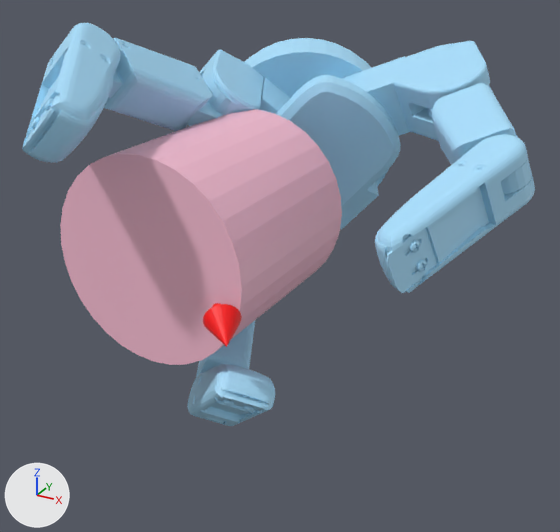
One commit to the glTF model static/assets/cond/Barrett/contactdb+cylinder_medium/2.glb: the scene before it, then after it.
Both versions are drawn from a camera (50 mm lens) standing at (0.164, -0.24, 0.111) and looking at (0.017, 0.028, -0.023). The axes (+X, +Y, +Z) are drawn at lower left. The lights are the same throughout. Where no turn or scale is listed for an object, it has been applied to the vertices. Vertices at the same position are counted once.

Objects in the first picture: 'cylinder_medium.stl', 'geometry_1', 'geometry_2'.
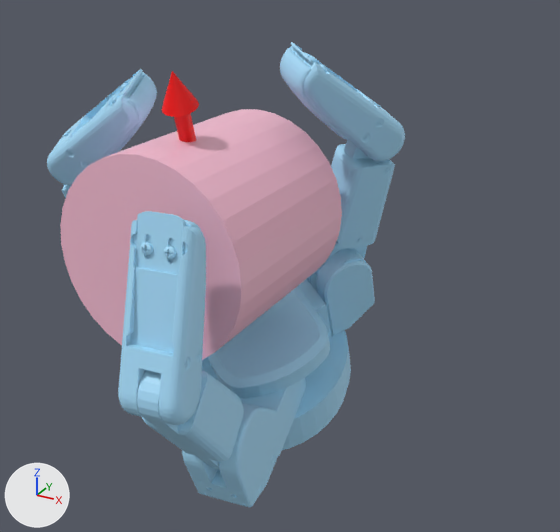
Where the change shows, as pixel boxes (x1, y1, x2, y2) in the pictures (560 x 532 px; the box of a moved part takes in the faces that stretch with it):
'geometry_1', reshaped (30% narrower, 15% taller)
    before: (22, 23, 535, 426)
    after: (47, 42, 405, 507)
'geometry_2', reshaped
    before: (203, 303, 242, 347)
    after: (162, 71, 199, 142)
part 1 of me_geometry_1, moved or reshaped
    before: (245, 38, 401, 230)
    after: (202, 279, 351, 450)
part 2 of me_geometry_1, moved or reshaped
    before: (427, 83, 532, 195)
    after: (315, 107, 395, 276)
part 3 of me_geometry_1, moved or reshaped
    before: (375, 134, 535, 293)
    after: (280, 42, 405, 161)
part 4 of me_geometry_1, moved or reshaped
    before: (196, 321, 255, 424)
    after: (54, 136, 71, 198)
part 5 of me_geometry_1, moved or reshaped
    before: (22, 23, 121, 163)
    after: (47, 69, 157, 186)
part 6 of me_geometry_1, moved or reshaped
    before: (342, 41, 493, 141)
    after: (182, 378, 306, 507)
part 7 of me_geometry_1, added (blue)
    after: (118, 211, 206, 425)
part 8 of me_geometry_1, added (blue)
    after: (307, 258, 375, 336)
part 9 of me_geometry_1, deleted (blue)
    before: (53, 37, 239, 131)
part 10 of me_geometry_1, deleted (blue)
    before: (199, 49, 263, 113)
part 11 of me_geometry_1, cut back
    before: (187, 364, 275, 426)
    after: (137, 370, 244, 470)

What the commit changed:
me_geometry_1 is used by ob_geometry_1; location (0.0, 0.0, 0.0).
me_geometry_1 had 8696 vertices, 17330 faces and spanned x -0.052..0.118, y -0.079..0.132, z -0.087..0.08.
me_geometry_1 now has 8695 vertices, 17330 faces and spans x -0.092..0.056, y -0.08..0.099, z -0.123..0.07.
me_geometry_1 part 1: the loose piece of 347 vertices spanning x -0.052..0.05, y 0.044..0.132, z -0.034..0.061 is multiplied about its middle by the matrix ((0.174, -0.186, 0.967), (-0.983, -0.085, 0.161), (0.052, -0.979, -0.198)), then moved by (-0.006, -0.04, -0.095).
me_geometry_1 part 2: the loose piece of 449 vertices spanning x 0.059..0.117, y 0.013..0.095, z 0.021..0.058 is multiplied about its middle by the matrix ((0.769, 0.271, -0.578), (0.513, 0.278, 0.812), (0.381, -0.922, 0.075)), then moved by (-0.056, 0.016, -0.045).
me_geometry_1 part 3: the loose piece of 1647 vertices spanning x 0.079..0.118, y -0.029..0.035, z 0.001..0.045 is multiplied about its middle by the matrix ((0.77, 0.266, -0.58), (0.517, 0.273, 0.811), (0.374, -0.925, 0.072)), then moved by (-0.063, 0.045, 0.022).
me_geometry_1 part 4: the loose piece of 449 vertices spanning x -0.038..0.015, y -0.015..0.07, z -0.086..-0.043 is multiplied about its middle by the matrix ((0.582, 0.055, 0.811), (-0.806, -0.089, 0.585), (0.104, -0.995, -0.008)), then moved by (-0.063, 0.0, 0.047).
me_geometry_1 part 5: the loose piece of 1647 vertices spanning x -0.045..0.003, y -0.079..-0.016, z 0.043..0.08 is multiplied about its middle by the matrix ((0.601, -0.386, -0.7), (0.781, 0.47, 0.411), (0.171, -0.794, 0.584)), then moved by (-0.037, 0.054, -0.029).
me_geometry_1 part 6: the loose piece of 925 vertices spanning x 0.002..0.089, y 0.063..0.116, z 0.016..0.065 is multiplied about its middle by the matrix ((-0.11, -0.328, 0.938), (-0.992, -0.025, -0.125), (0.064, -0.945, -0.322)), then moved by (-0.028, -0.086, -0.126).
me_geometry_1 part 7: the loose piece of 1647 vertices spanning x -0.008..0.047, y -0.044..0.007, z -0.087..-0.037 is copied, and the copy is multiplied about its middle by the matrix ((0.781, 0.422, -0.46), (0.136, 0.605, 0.785), (0.609, -0.676, 0.415)), then moved by (0.007, -0.047, 0.057); it spans x 0.014..0.039, y -0.08..-0.051, z -0.037..0.031.
me_geometry_1 part 8: a new loose piece of 210 vertices spanning x 0.005..0.04, y 0.057..0.097, z -0.076..-0.026, in mat_defaultmaterial_001.
me_geometry_1 part 9: the loose piece of 449 vertices spanning x -0.042..-0.004, y -0.037..0.05, z 0.025..0.077 is deleted.
me_geometry_1 part 10: the loose piece of 211 vertices spanning x -0.044..-0.002, y 0.026..0.075, z 0.023..0.06 is deleted.
me_geometry_1 part 11: 1646 vertices removed from x -0.008..0.047, y -0.044..0.007, z -0.087..-0.037; 448 vertices added at x 0.009..0.036, y -0.08..-0.01, z -0.092..-0.019.
me_geometry_2 has 75 vertices, 144 faces and spans x -0.0024..0.0423, y -0.0536..0.0019, z -0.0187..0.0029.
me_geometry_2 is used by ob_geometry_2; location (0.0, 0.0, 0.0).
me_geometry_2 part 12: the whole mesh is multiplied about the mesh origin by the matrix ((0.824, 0.566, 0.022), (-0.087, 0.088, 0.992), (0.56, -0.82, 0.122)).
